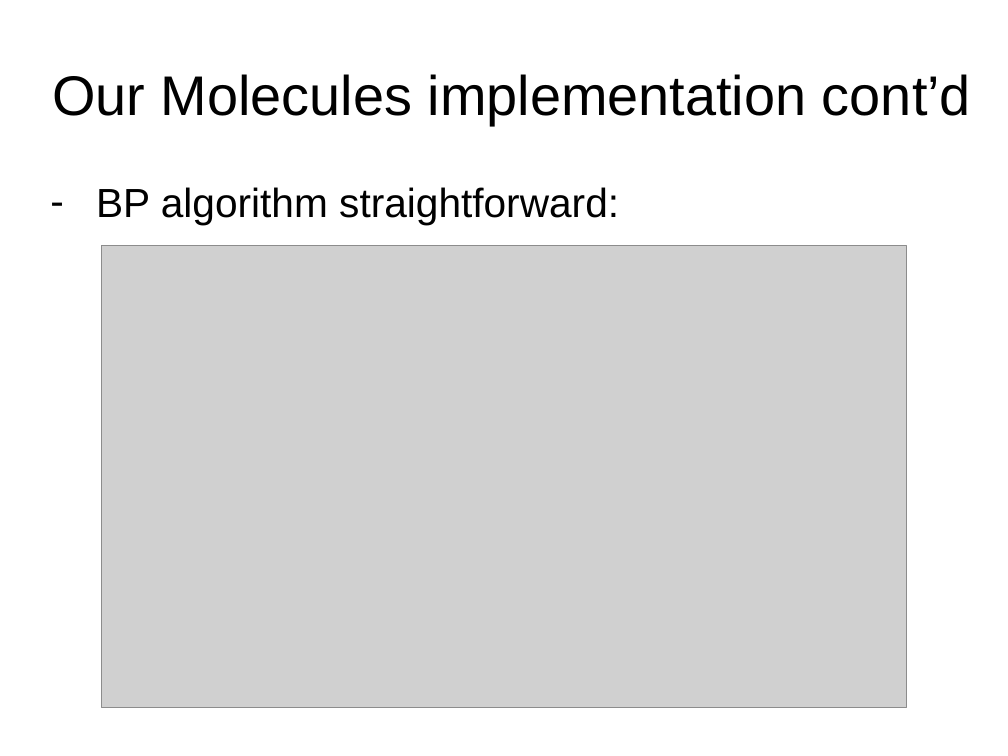
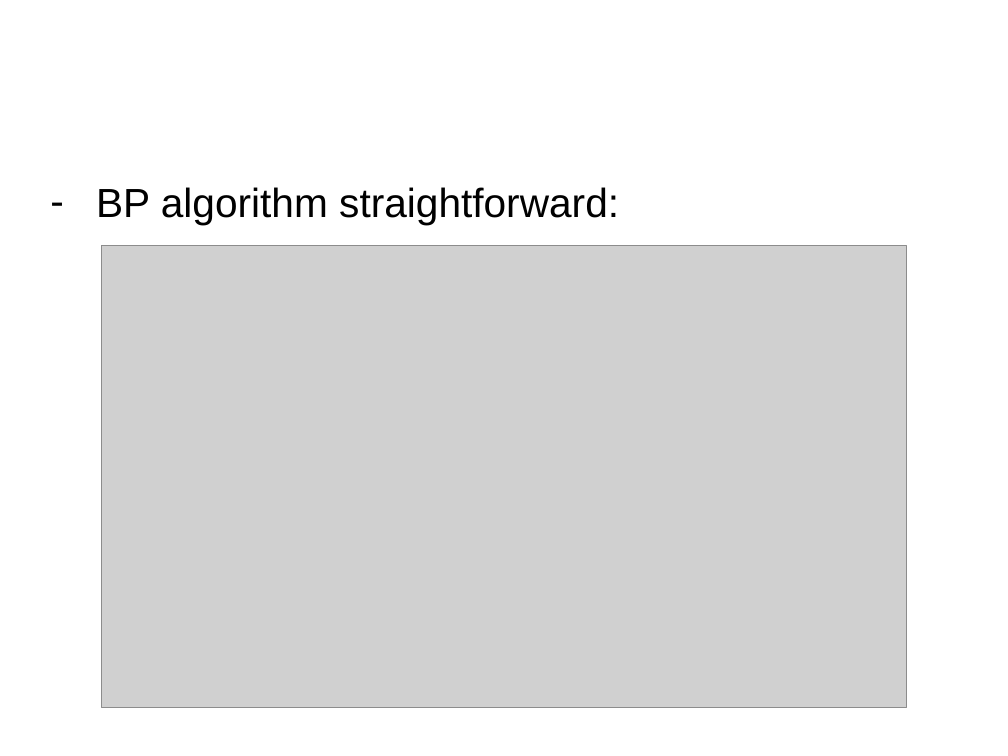
Before and after one commit to lukaszbinden/jmcs-pattern-recognition, a slide deck: slide 6 of Exercise_4/presentation.pptx. Drawn at 1008x756 pixels with LibreOffice and Linux fonts; fonts in the diff are those of the drawing; grey boxes stand for pictures. Boxes give left, top, right and bottom in pixels: in the first picture for what was removed or moved away, otherwise in the second. Text is boxed around its words. In the diff, an @@ line names an element or a change of style, - is before the commit and + after.

Commit message:
changed ppt presentation

```diff
--- a/Exercise_4/presentation.pptx
+++ b/Exercise_4/presentation.pptx
@@ title removed at (52,74,971,125) @@
-Our Molecules implementation cont’d
```
Also in this commit, not shown: 6 other slides changed, 1 slide removed.
